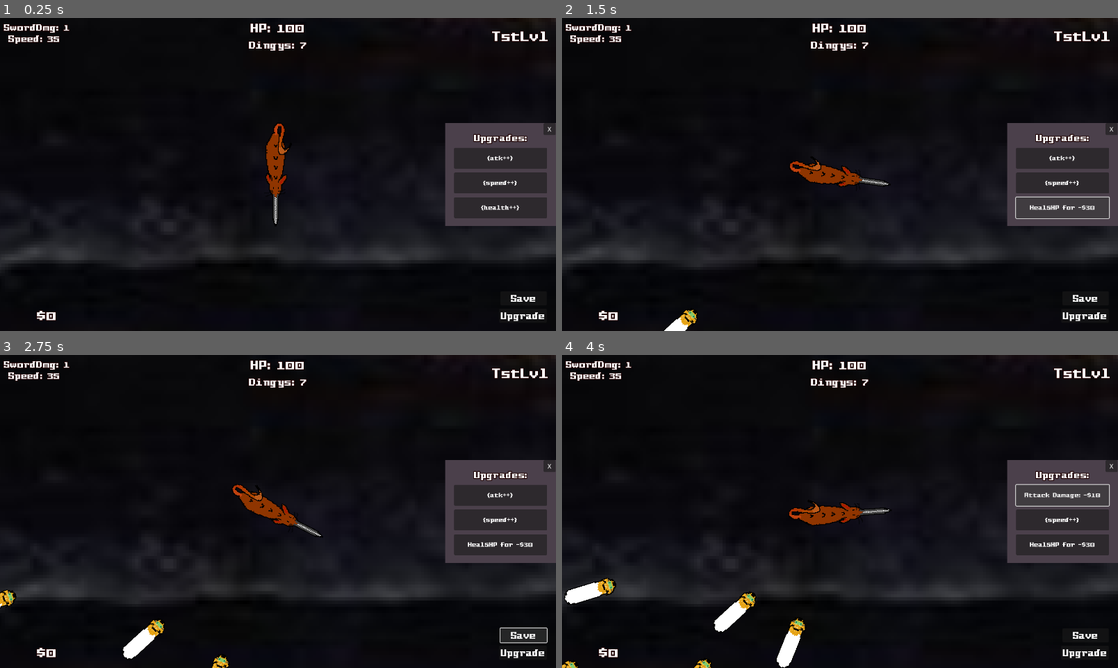
Above: before the commit, frames 1-4 (two rows, left to right).
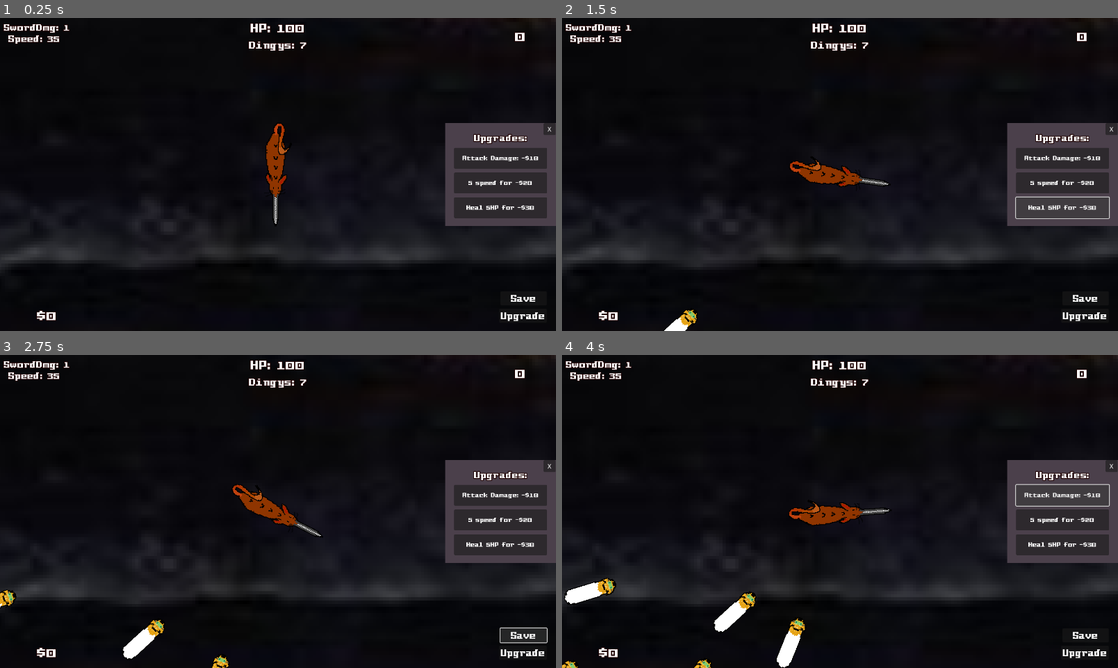
Above: after the commit, the same moments.

Repository: snoutibur-academic/Dingy-Dungeon-Game
Game: Godot game, scene res://Scenes/Levels/DebugLevel.tscn
The game is run twice, just before and just after one commit, with the same random seed, the same clock (stepped at 60 frames per second) and the same inputs. This scene is started directly instead of the project's main scene.
Inputs:
- Up to frame 1 (0.25 s): no input
- Up to frame 2 (1.5 s): click "{health++}" (after the commit: "Heal 5HP for -$30") at 0.5 s; click "Heal5HP for -$30" (after the commit: "Heal 5HP for -$30") at 1.25 s
- Up to frame 3 (2.75 s): click "Save" at 2 s
- Up to frame 4 (4 s): click "{atk++}" (after the commit: "Attack Damage: -$10") at 2.75 s; click "Attack Damage: -$10" at 3.5 s

The runs differ from the first frame. In frame 1, 0.5% of the frame differs, in the area x 83-99%, y 4-62%; in frame 2, 0.5%; in frame 3, 0.5%; in frame 4, 0.4%.

Commit message:
Button updater!

Diff:
--- a/Player/HUD.gd
+++ b/Player/HUD.gd
@@ -1,17 +1,21 @@
 extends CanvasLayer
-
 @onready var  UpgradeMenu = $UpgradeMenu
 
-"Upgrades"
+func _ready():
+	"Set upgrade menu button values"
+	$UpgradeMenu/ColorRect/UpgradeAttackButton.text = "Attack Damage: -$" + str(Game.atkDmgUpgradeCost)
+	$UpgradeMenu/ColorRect/SpeedUpgradeButton.text = "5 speed for -$" + str(Game.speedUpgradeCost)
+	$UpgradeMenu/ColorRect/BuyHealthButton.text = "Heal " + str(Game.healAmount) + "HP for -$" + str(Game.healCost)
+
+func _on_button_pressed():
+	Utils.saveGame()
+
+"Upgrades menu"
 func _on_upgrade_button_pressed():
 	UpgradeMenu.visible = true
 func _on_close_menu_pressed():
 	UpgradeMenu.visible = false
 
-func _on_button_pressed():
-	Utils.saveGame()
-
-"Upgrade Button!"
 func _on_upgrade_attack_button_pressed():
 	if (Game.money) >= Game.atkDmgUpgradeCost:
 		Game.money -= Game.atkDmgUpgradeCost
@@ -40,4 +44,4 @@
 
 		Game.playerHP += Game.healAmount
 
-	$UpgradeMenu/ColorRect/BuyHealthButton.text = "Heal" + str(Game.healAmount) + "HP for -$" + str(Game.healCost)
+	$UpgradeMenu/ColorRect/BuyHealthButton.text = "Heal " + str(Game.healAmount) + "HP for -$" + str(Game.healCost)
--- a/Scenes/Levels/1Level.gd
+++ b/Scenes/Levels/1Level.gd
@@ -17,7 +17,7 @@
 		ceil(Game.dingyFunny)
 
 		for i in range(randi_range(10+Game.dingyFunny,51 + Game.dingyFunny)):
-			print(i)
+			print("Dingy spawn i:" + str(i))
 			randomize()
 			var x = randi() % packed_scene.size()
 			location.x = randi_range(-260,280)
--- a/Scenes/Levels/DebugLevel.gd
+++ b/Scenes/Levels/DebugLevel.gd
@@ -1,8 +1,4 @@
 extends Node2D
-
-func _ready():
-	Game.wave = "TstLvl" # Set current level / ID's the level.
 
 func _on_add_money_pressed():
 	Game.money += 10
-	print("Game money is now $" + str(Game.money))
